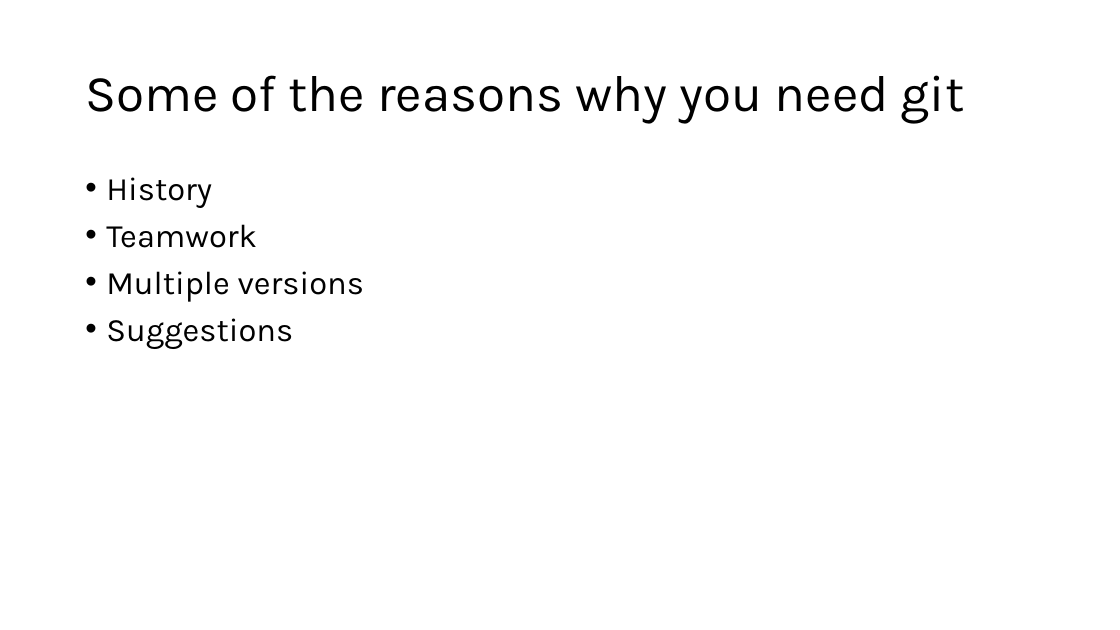
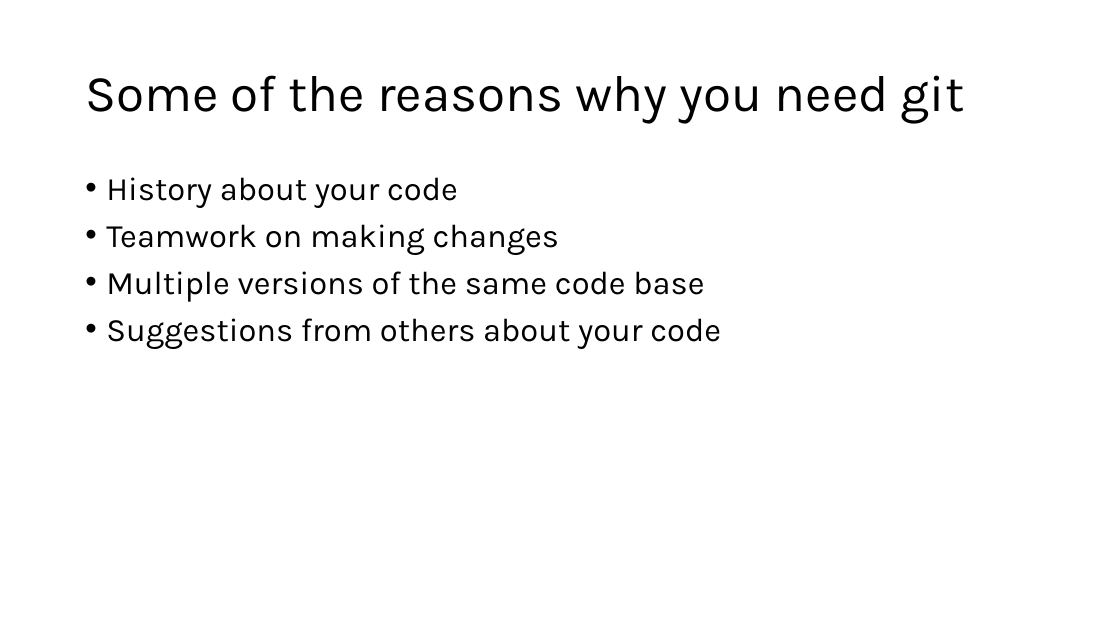
Before and after one commit to BalticMicrosoftDevelopersCommunity/letsbuild-2021, a slide deck: slide 12 of 1.Introduction/GitBasics_BalticMicrosoftDevelopersCommunity_letsbuild2021.pptx (slide 7 before the commit). Drawn at 1120x630 pixels with LibreOffice and Linux fonts; fonts in the diff are those of the drawing. Boxes give left, top, right and bottom in pixels: in the first picture for what was removed or moved away, otherwise in the second. Text is boxed around its words. In the diff, an @@ line names an element or a change of style, - is before the commit and + after.

Commit message:
Updating git presentation

```diff
--- a/1.Introduction/GitBasics_BalticMicrosoftDevelopersCommunity_letsbuild2021.pptx
+++ b/1.Introduction/GitBasics_BalticMicrosoftDevelopersCommunity_letsbuild2021.pptx
@@ text at [106, 177, 721, 349]: text changed @@
-• History
-• Teamwork
-• Multiple versions
-• Suggestions
+• History about your code
+• Teamwork on making changes
+• Multiple versions of the same code base
+• Suggestions from others about your code
```
Also in this commit, not shown: 10 other slides changed, 10 slides added, 3 slides removed.
